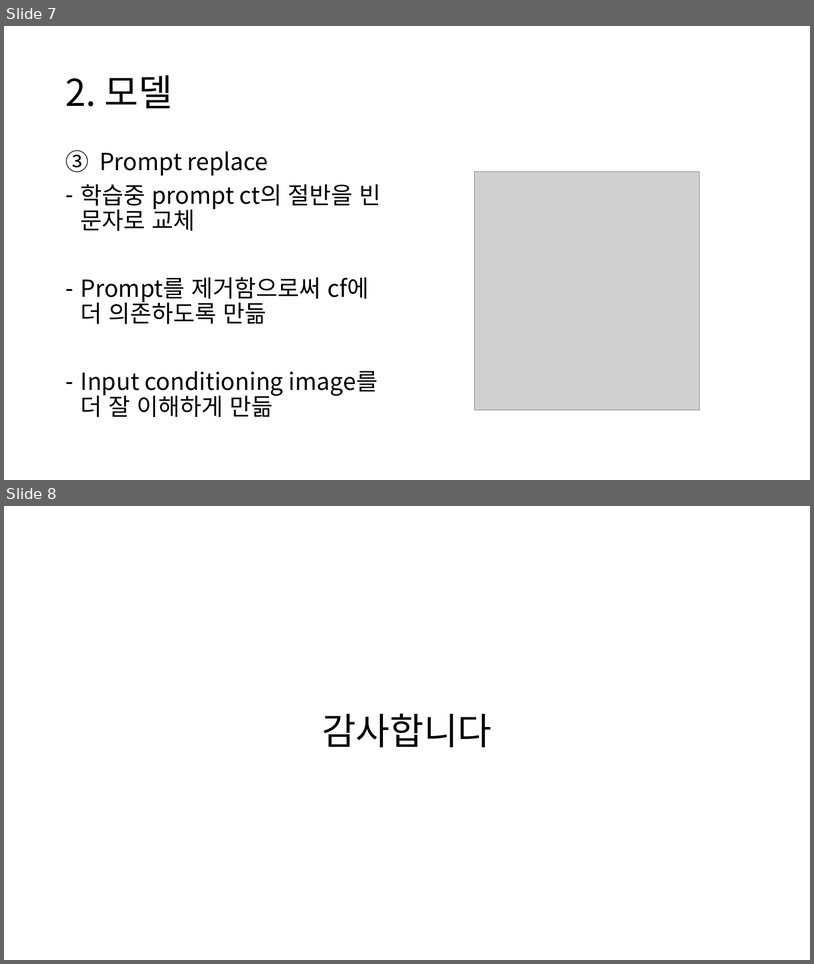
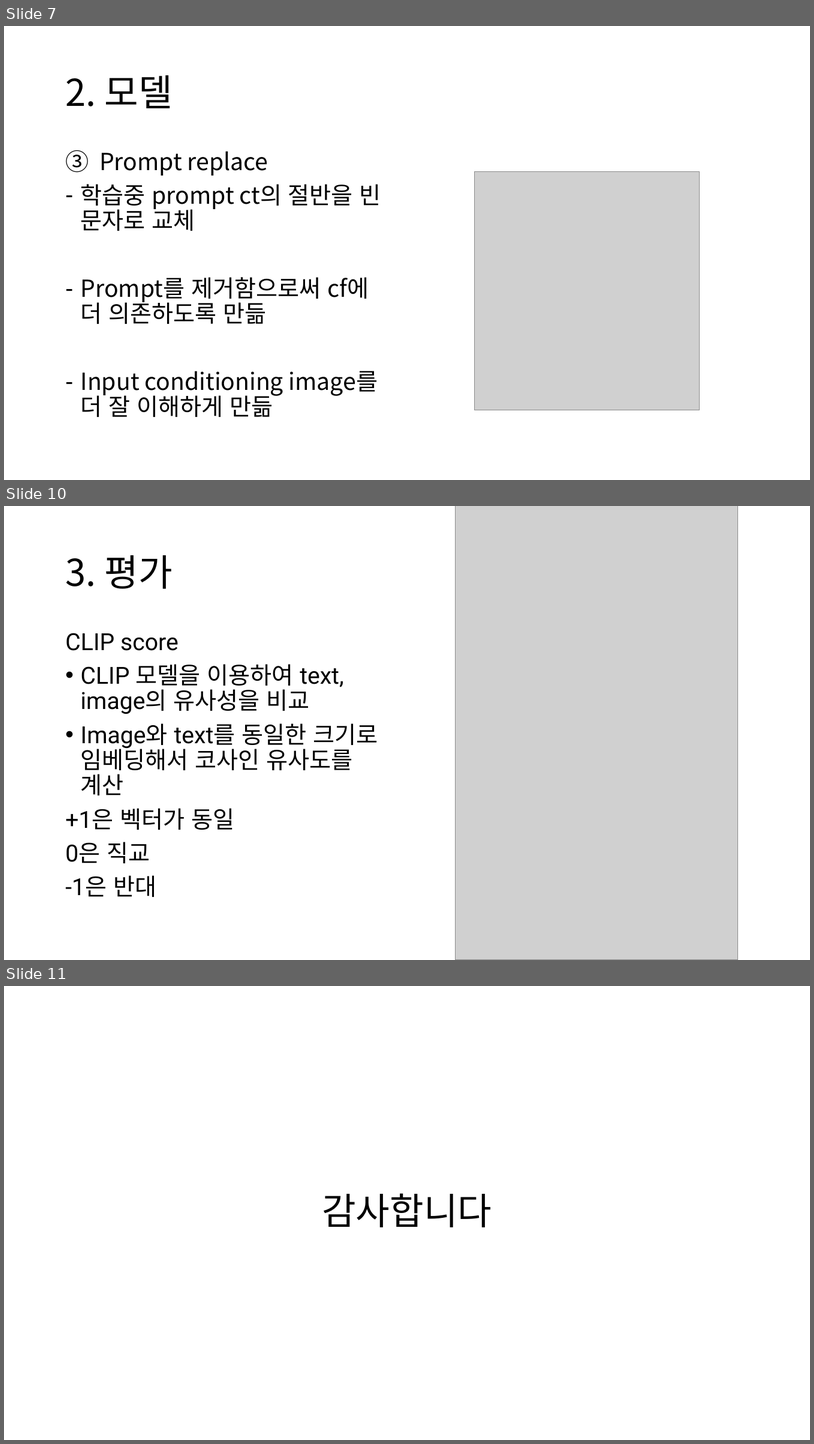
Before and after one commit to chroion/paper-review, a slide deck: Adding Conditional Control to Text-to-Image Diffusion Models/Adding Conditional Control to Text-to-Image Diffusion Models.pptx. Shown one above the other, each under a label of ours: slides 7 and 8 before the commit, slides 7, 10 and 11 after it; the slides between them are not shown. The pictures are 814x964 and 814x1444 pixels, drawn with LibreOffice and Linux fonts; fonts in the diff are those of the drawing; grey boxes stand for pictures. Boxes give left, top, right and bottom in pixels: in the first picture for what was removed or moved away, otherwise in the second. Text is boxed around its words. In the diff, an @@ line names an element or a change of style, - is before the commit and + after.

```diff
--- a/Adding Conditional Control to Text-to-Image Diffusion Models/Adding Conditional Control to Text-to-Image Diffusion Models.pptx
+++ b/Adding Conditional Control to Text-to-Image Diffusion Models/Adding Conditional Control to Text-to-Image Diffusion Models.pptx
@@ slide 10 added at <box>4,506,810,960</box>, background #FFFFFF @@
@@ picture added at <box>455,506,738,960</box> @@
@@ title added at <box>65,555,173,589</box>, 44 pt, text #000000 @@
+3. 평가
@@ text added at <box>65,633,378,897</box>, 28 pt, text #000000 @@
+CLIP score
+• CLIP 모델을 이용하여 text, image의 유사성을 비교
+• Image와 text를 동일한 크기로 임베딩해서 코사인 유사도를 계산
++1은 벡터가 동일
+0은 직교
+-1은 반대
@@ what was slide 8 is now slide 11 @@
```
Also in this commit, not shown: 2 other slides added.
